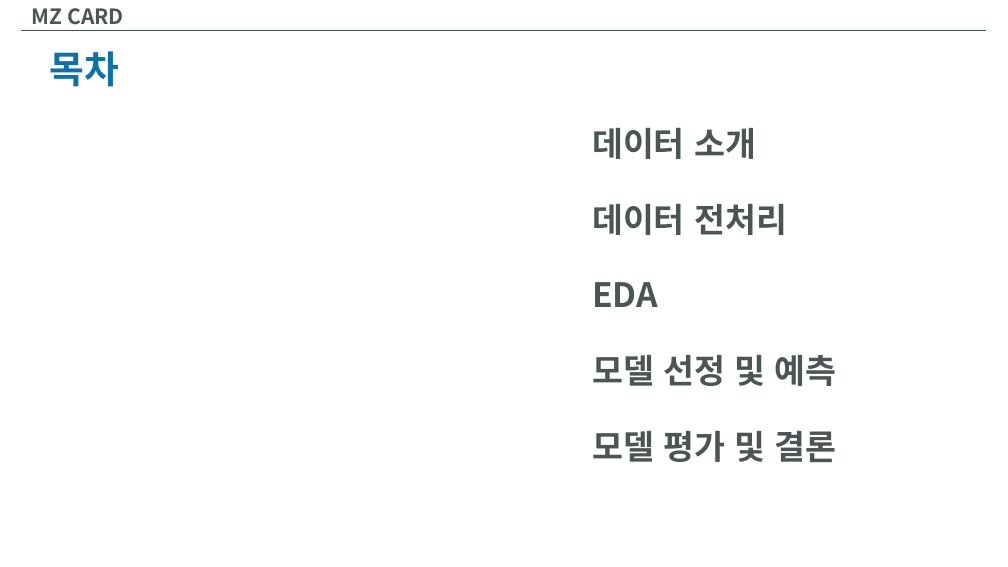
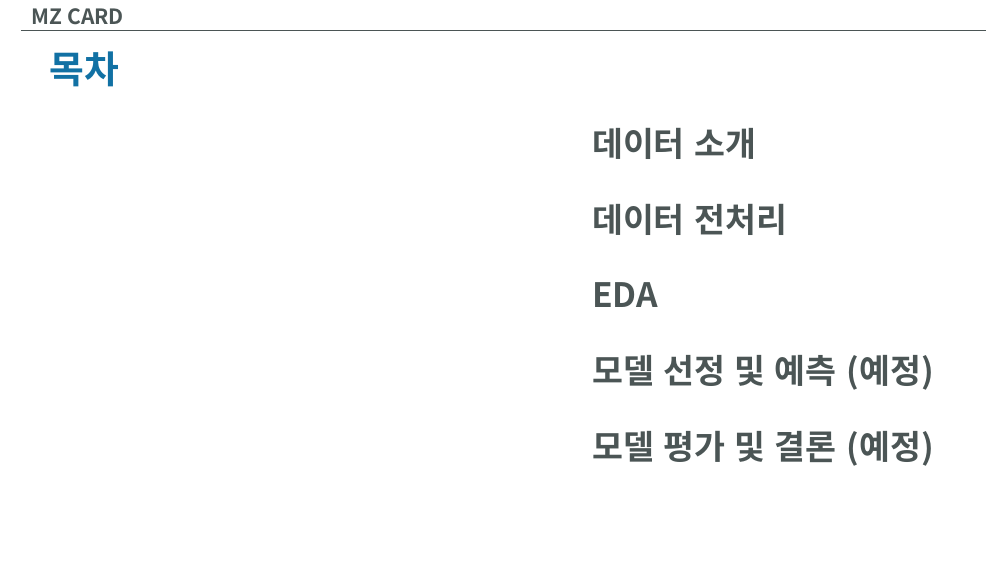
Before and after one commit to InjaeJayLee/mzcard, a slide deck: slide 4 of MZCARD.pptx. Drawn at 1008x567 pixels with LibreOffice and Linux fonts; fonts in the diff are those of the drawing. Boxes give left, top, right and bottom in pixels: in the first picture for what was removed or moved away, otherwise in the second. Text is boxed around its words. In the diff, an @@ line names an element or a change of style, - is before the commit and + after.

Commit message:
a little modification of ppt

```diff
--- a/MZCARD.pptx
+++ b/MZCARD.pptx
@@ text at <box>592,355,933,390</box>: text changed @@
-모델 선정 및 예측
+모델 선정 및 예측 (예정)
@@ text at <box>592,431,933,466</box>: text changed @@
-모델 평가 및 결론
+모델 평가 및 결론 (예정)
```
